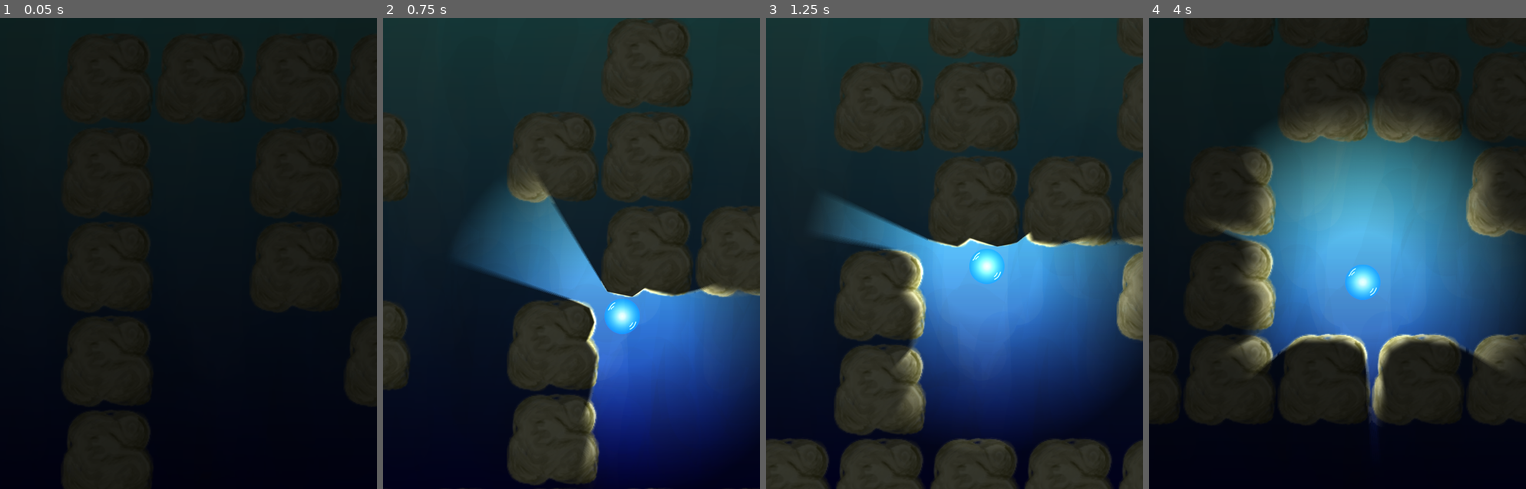
Above: before the commit, frames 1-4 (left to right).
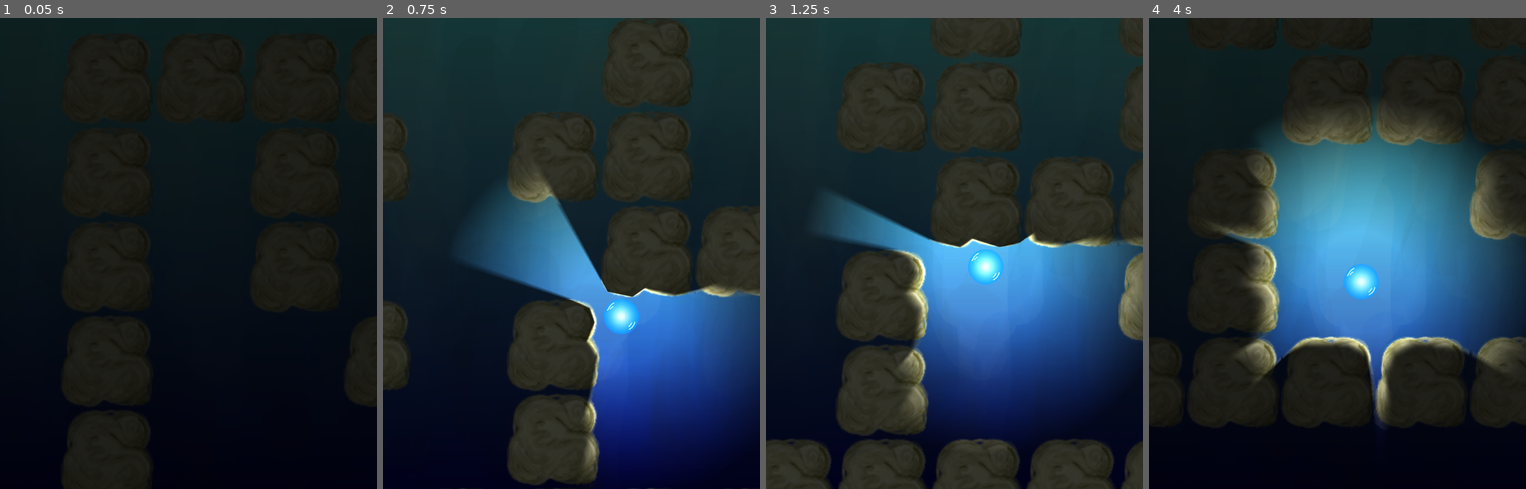
Above: after the commit, the same moments.

Repository: jacob-grahn/bubble-racing
Game: Godot game, scene res://maze/Maze.tscn
Two runs of this game, one before a commit and one after it. Both use one fixed random seed, a clock stepped at 60 frames per second and the inputs below.
Inputs (mouse positions are in pixels of both pictures, inside the frame that each line leads up to):
- Up to frame 1 (0.05 s): no input
- Up to frame 2 (0.75 s): move the mouse to (654, 229) at 0.52 s; click (654, 229) at 0.67 s
- Up to frame 3 (1.25 s): no input
- Up to frame 4 (4 s): move the mouse to (1262, 277) at 1.27 s; click (1262, 277) at 1.42 s; move the mouse to (1375, 149) at 2.02 s; click (1375, 149) at 2.17 s; move the mouse to (1318, 347) at 2.77 s; click (1318, 347) at 2.92 s; move the mouse to (1450, 324) at 3.52 s; click (1450, 324) at 3.67 s

Frame 1 is identical in both runs. In frame 2, 0.5% of the frame differs, in the area x 38-87%, y 33-86%; in frame 3, 2.2%; in frame 4, 4.6%, in the area x 17-100%, y 19-88%.

Commit message:
split out control logic; try to get mobile safari sound working

Diff:
--- a/bubble/Bubble.gd
+++ b/bubble/Bubble.gd
@@ -3,33 +3,25 @@
 # variables
 var acceleration = 30
 var linearDamp = 3
-var targetPosition = Vector2(0, 0)
 var approachBackoff = 200
 var mouseIsDown = false
 var bodyType = 'bubble'
 var finished = false
 
+
 # Called when the node enters the scene tree for the first time.
 func _ready():
 	set_linear_damp(linearDamp)
-	targetPosition = position
+	$MouseTracker.target_position = position
 
-# Track the mouse when it is pressed
-func _input(event):
-	if finished:
-		return
-	if event is InputEventMouseButton:
-		mouseIsDown = event.pressed
-		targetPosition = get_global_mouse_position()
 
 # Move towards target position
 func _process(_delta):
 	if finished:
 		return
-	# if (mouseIsDown):
-	targetPosition = get_global_mouse_position()
-	var vector = (targetPosition - position).normalized()
-	var dist = targetPosition.distance_to(position)
+	var target_position = $MouseTracker.target_position
+	var vector = (target_position - position).normalized()
+	var dist = target_position.distance_to(position)
 	var throttledAcceleration = acceleration * min(dist, approachBackoff) / approachBackoff
 	var impulse = vector * throttledAcceleration
 	apply_central_impulse(impulse)
--- a/maze/Map2D.gd
+++ b/maze/Map2D.gd
@@ -11,3 +11,9 @@
 	if !map.get(x):
 		map[x] = {}
 	map[x][y] = value
+
+func setMap(_map):
+	map = _map
+
+func clear():
+	map = {}
--- a/maze/Maze.gd
+++ b/maze/Maze.gd
@@ -30,7 +30,6 @@
 	var startX = floor(mazeWidth / 2) * boxWidth * 3
 	var startY = (mazeHeight * boxWidth * 3) - (boxWidth * 2)
 	$Bubble.position = Vector2(startX, startY)
-	$Bubble.targetPosition = $Bubble.position
 
 	# add finish
 	var finish = Finish.instance()
--- a/maze/Maze.tscn
+++ b/maze/Maze.tscn
@@ -1,10 +1,12 @@
-[gd_scene load_steps=6 format=2]
+[gd_scene load_steps=8 format=2]
 
 [ext_resource path="res://maze/Maze.gd" type="Script" id=1]
 [ext_resource path="res://bubble/Bubble.tscn" type="PackedScene" id=2]
 [ext_resource path="res://bubble/Bubble.gd" type="Script" id=3]
 [ext_resource path="res://ocean-bg.png" type="Texture" id=4]
 [ext_resource path="res://maze/BeatBoxer.gd" type="Script" id=5]
+[ext_resource path="res://maze/MouseTracker.gd" type="Script" id=6]
+[ext_resource path="res://maze/SharedState.gd" type="Script" id=7]
 
 [node name="Maze" type="Node2D"]
 script = ExtResource( 1 )
@@ -26,6 +28,14 @@
 gravity_scale = -3.0
 script = ExtResource( 3 )
 
+[node name="MouseTracker" type="Node2D" parent="Bubble"]
+position = Vector2( 0.465363, 0.562927 )
+script = ExtResource( 6 )
+
+[node name="Timer" type="Timer" parent="Bubble/MouseTracker"]
+wait_time = 0.5
+autostart = true
+
 [node name="AudioStreamPlayer" type="AudioStreamPlayer" parent="."]
 process_priority = 100
 
@@ -34,4 +44,8 @@
 
 [node name="Timer" type="Timer" parent="BeatBoxer"]
 autostart = true
+
+[node name="SharedState" type="Node" parent="."]
+script = ExtResource( 7 )
+[connection signal="timeout" from="Bubble/MouseTracker/Timer" to="Bubble/MouseTracker" method="_on_interval"]
 [connection signal="timeout" from="BeatBoxer/Timer" to="BeatBoxer" method="_on_Timer_timeout"]
--- /dev/null
+++ b/maze/MouseTracker.gd
@@ -0,0 +1,20 @@
+extends Node2D
+
+var player_id = 'bob'
+var target_position
+var shared_state
+
+
+# start an interval
+func _ready():
+	shared_state = get_node("../../SharedState")
+
+
+# Track the mouse
+func _process(_delta):
+	target_position = get_global_mouse_position()
+
+
+# Send updates on an interval
+func _on_interval():
+	shared_state.set_player_target_position(player_id, target_position)
--- /dev/null
+++ b/maze/SharedState.gd
@@ -0,0 +1,22 @@
+extends Node
+
+var Map2D = preload("../maze/Map2D.gd")
+
+var map = Map2D.new()
+var players = {}
+
+
+func clear():
+	map.clear()
+	players = {}
+
+
+func add_player(player):
+	var id = player.id
+	players[id] = player
+
+
+func set_player_target_position(player_id, target_position):
+	if (!players.get(player_id)):
+		players[player_id] = {}
+	players[player_id].target_position = target_position
Empty file removed: globals/SharedState.gd
Not shown, changed: html/index.html
Not shown, changed: html/sound-player.js
